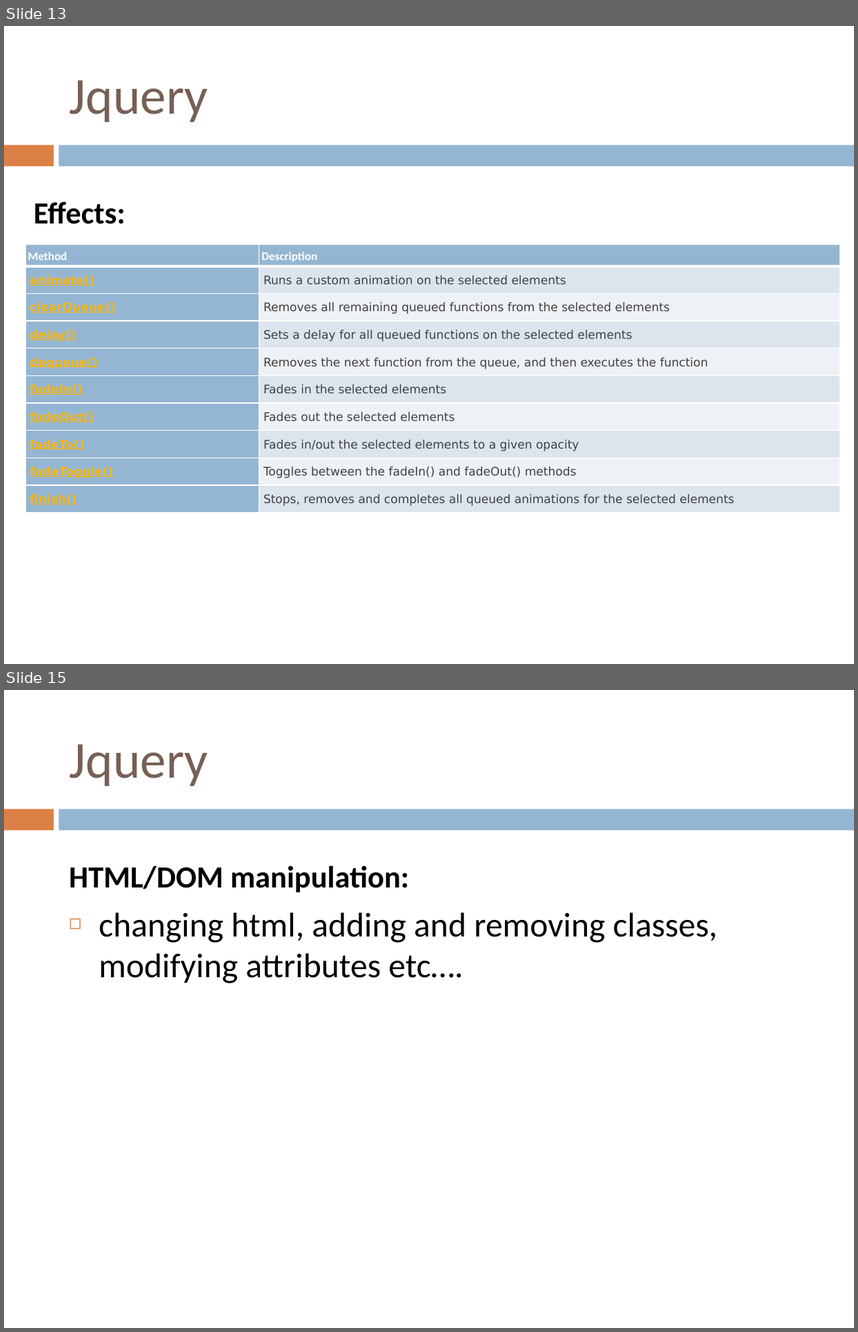
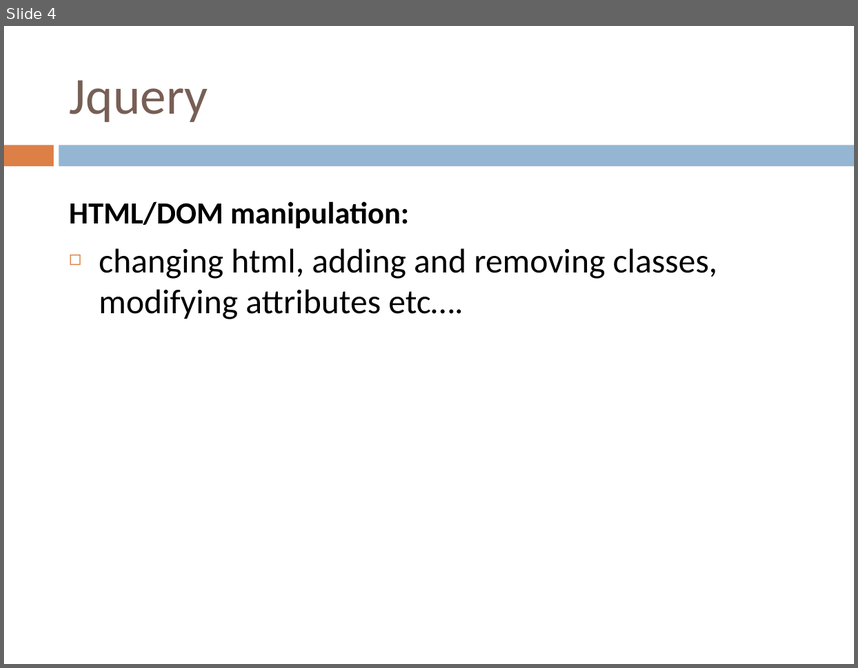
Before and after one commit to yedukondalurd/PPT, a slide deck: Advanced Javascript Day-2.pptx. Shown one above the other, each under a label of ours: slides 13 and 15 before the commit, slide 4 after it; the slides between them are not shown. The pictures are 858x1332 and 858x668 pixels, drawn with LibreOffice and Linux fonts; fonts in the diff are those of the drawing. Boxes give left, top, right and bottom in pixels: in the first picture for what was removed or moved away, otherwise in the second. Text is boxed around its words. In the diff, an @@ line names an element or a change of style, - is before the commit and + after.

```diff
--- a/Advanced Javascript Day-2.pptx
+++ b/Advanced Javascript Day-2.pptx
@@ slide 13 removed at box(4, 26, 854, 664), background #FFFFFF; not listed: 2 template elements that a slide beside it also shows @@
@@ title removed at box(70, 80, 208, 122) @@
-Jquery
@@ text removed at box(34, 201, 125, 224) @@
-  Effects:
@@ table removed at box(25, 245, 840, 516), 10 rows, 2 columns @@
-Method | Description
-animate() | Runs a custom animation on the selected elements
-clearQueue() | Removes all remaining queued functions from the selected elements
-delay() | Sets a delay for all queued functions on the selected elements
-dequeue() | Removes the next function from the queue, and then executes the function
-fadeIn() | Fades in the selected elements
-fadeOut() | Fades out the selected elements
-fadeTo() | Fades in/out the selected elements to a given opacity
-fadeToggle() | Toggles between the fadeIn() and fadeOut() methods
-finish() | Stops, removes and completes all queued animations for the selected elements
@@ what was slide 15 is now slide 4 @@
```
Also in this commit, not shown: 1 slide changed, 3 slides added, 10 other slides removed, 15 other files.
